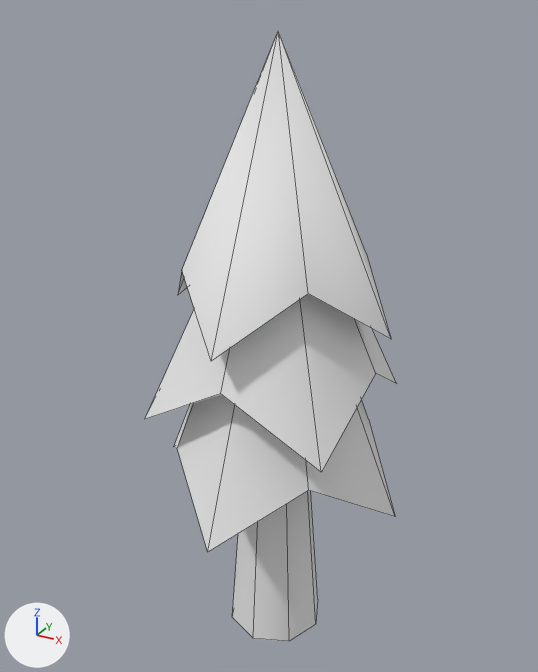
One commit to the Blender file ART/Models/LowPolyTree/Tree.blend: the scene before it, then after it.
One viewpoint serves both versions: a 50 mm camera at (3.68, -6.88, 7.49) aimed at (-0.15, 0.09, 4.01). The axes (+X, +Y, +Z) are drawn at lower left. The lights are the same throughout. Mesh edges are drawn as thin lines.
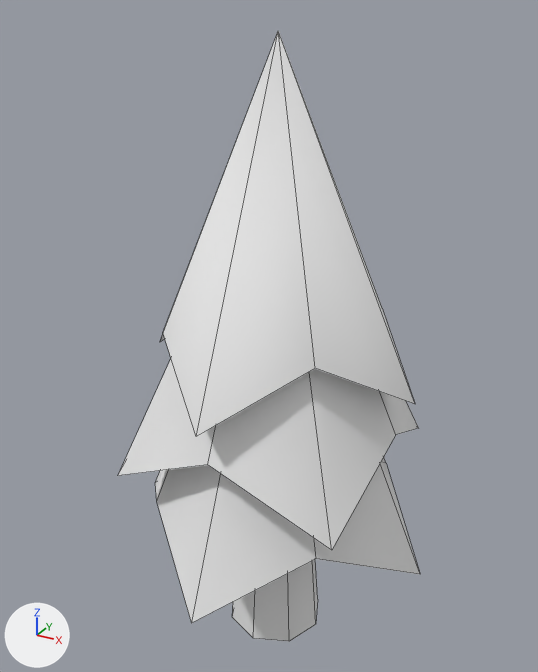
Where the change shows, as pixel boxes (x1, y1, x2, y2) in the pictures (538 x 672 px; the box of a moved part takes in the faces that stretch with it):
'Cylinder', reshaped (20% wider)
    before: (145, 31, 397, 641)
    after: (118, 31, 420, 641)
part 1 of me_cylinder, moved or reshaped
    before: (145, 49, 397, 552)
    after: (118, 49, 420, 623)

What changed in the scene script:
```text
Change me_cylinder:
    where me_cylinder.from_pydata(...)  # 57 vertices, 32 faces; spans x -1.56..1.56, y -1.56..1.56, z 0.04..7.3
    used by ob_cylinder; location = (0.0, 0.0, 0.0)
    me_cylinder part 1
    me_cylinder.vertices[16].co: (0.85, 0.85, 2.78) -> (1.05, 1.05, 2.09)  # pixel (368, 419) -> pixel (386, 463)
    me_cylinder.vertices[17].co: (0.0, 1.56, 2.13) -> (0.0, 1.91, 1.44)
    me_cylinder.vertices[18].co: (1.56, 0.0, 2.13) -> (1.91, 0.0, 1.44)  # pixel (395, 516) -> pixel (420, 574)
    me_cylinder.vertices[19].co: (0.85, -0.85, 2.78) -> (1.05, -1.05, 2.09)  # pixel (308, 490) -> pixel (316, 558)
    me_cylinder.vertices[20].co: (0.0, -1.56, 2.13) -> (0.0, -1.91, 1.44)  # pixel (207, 552) -> pixel (191, 623)
    me_cylinder.vertices[21].co: (-0.85, -0.85, 2.78) -> (-1.05, -1.05, 2.09)  # pixel (177, 448) -> pixel (156, 501)
    me_cylinder.vertices[22].co: (-1.56, 0.0, 2.13) -> (-1.91, 0.0, 1.44)  # pixel (173, 446) -> pixel (155, 482)
    me_cylinder.vertices[23].co: (-0.85, 0.85, 2.78) -> (-1.05, 1.05, 2.09)
    me_cylinder.vertices[32].co: (0.0, 1.36, 4.33) -> (0.0, 1.67, 3.64)
    me_cylinder.vertices[33].co: (-0.74, 0.74, 4.96) -> (-0.91, 0.91, 4.27)
    me_cylinder.vertices[34].co: (0.74, 0.74, 4.96) -> (0.91, 0.91, 4.27)  # pixel (366, 253) -> pixel (382, 308)
    me_cylinder.vertices[35].co: (1.36, 0.0, 4.33) -> (1.67, 0.0, 3.64)  # pixel (391, 339) -> pixel (415, 404)
    me_cylinder.vertices[36].co: (0.74, -0.74, 4.96) -> (0.91, -0.91, 4.27)  # pixel (308, 293) -> pixel (315, 368)
    me_cylinder.vertices[37].co: (0.0, -1.36, 4.33) -> (0.0, -1.67, 3.64)  # pixel (211, 361) -> pixel (196, 436)
    me_cylinder.vertices[38].co: (-0.74, -0.74, 4.96) -> (-0.91, -0.91, 4.27)  # pixel (181, 270) -> pixel (162, 332)
    me_cylinder.vertices[39].co: (-1.36, 0.0, 4.33) -> (-1.67, 0.0, 3.64)  # pixel (177, 295) -> pixel (159, 342)
    me_cylinder.vertices[41].co: (0.0, 1.21, 3.89) -> (0.0, 1.49, 3.2)
    me_cylinder.vertices[42].co: (-1.1, 1.1, 3.24) -> (-1.35, 1.35, 2.55)
    me_cylinder.vertices[43].co: (1.1, 1.1, 3.24) -> (1.35, 1.35, 2.55)  # pixel (396, 383) -> pixel (418, 428)
    me_cylinder.vertices[44].co: (1.21, 0.0, 3.89) -> (1.49, 0.0, 3.2)  # pixel (375, 373) -> pixel (395, 434)
    me_cylinder.vertices[45].co: (1.1, -1.1, 3.24) -> (1.35, -1.35, 2.55)  # pixel (321, 472) -> pixel (331, 550)
    me_cylinder.vertices[46].co: (0.0, -1.21, 3.89) -> (0.0, -1.49, 3.2)  # pixel (220, 393) -> pixel (207, 464)
    me_cylinder.vertices[47].co: (-1.1, -1.1, 3.24) -> (-1.35, -1.35, 2.55)  # pixel (144, 419) -> pixel (117, 475)
    me_cylinder.vertices[48].co: (-1.21, 0.0, 3.89) -> (-1.49, 0.0, 3.2)
```
